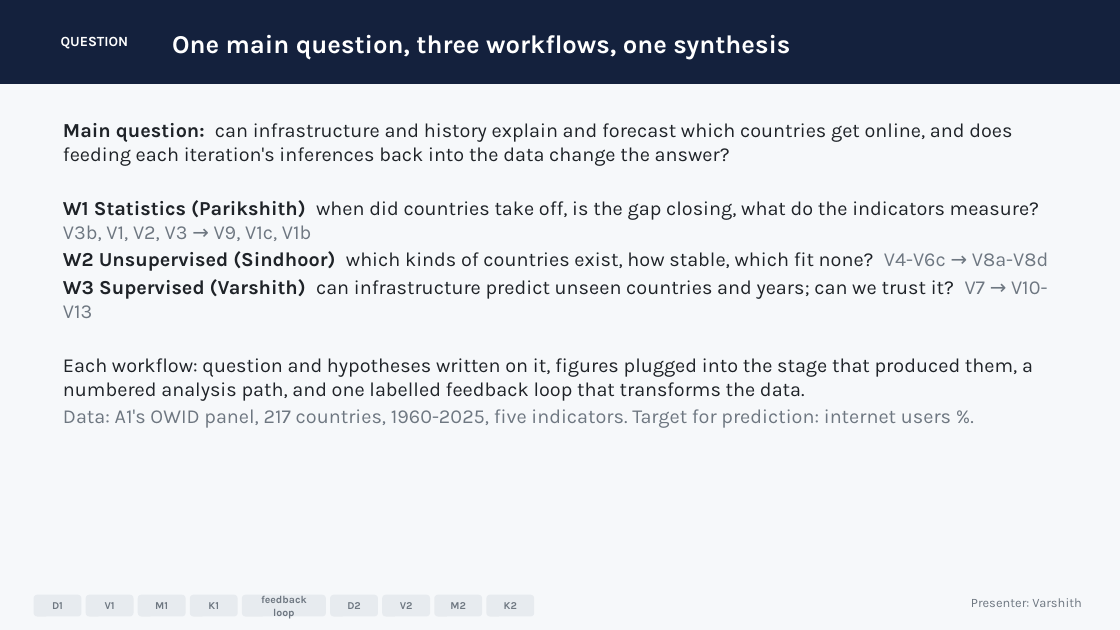
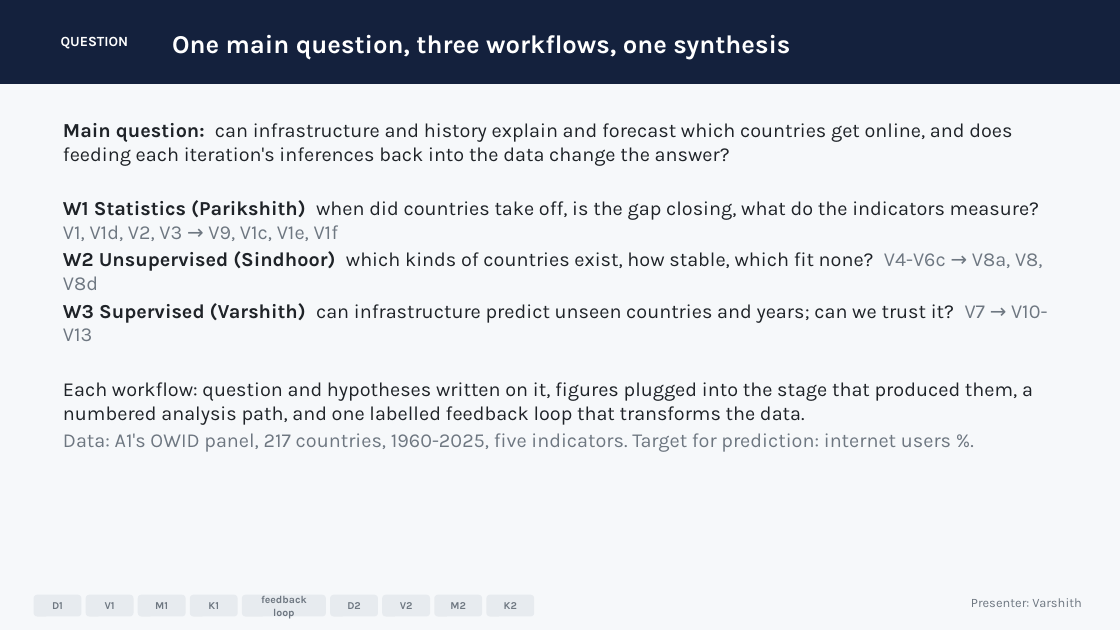
Before and after one commit to aithal007/DAS732-A3-Visual-Analytics, a slide deck: slide 2 of slides/DAS732_A3_DataStory_6min.pptx. Drawn at 1120x630 pixels with LibreOffice and Linux fonts; fonts in the diff are those of the drawing. Boxes give left, top, right and bottom in pixels: in the first picture for what was removed or moved away, otherwise in the second. Text is boxed around its words. In the diff, an @@ line names an element or a change of style, - is before the commit and + after.

```diff
--- a/slides/DAS732_A3_DataStory_6min.pptx
+++ b/slides/DAS732_A3_DataStory_6min.pptx
@@ text at [63, 200, 1043, 290]: text changed @@
-W1 Statistics (Parikshith) when did countries take off, is the gap closing, what do the indicators measure? V3b, V1, V2, V3 → V9, V1c, V1b
-W2 Unsupervised (Sindhoor) which kinds of countries exist, how stable, which fit none? V4-V6c → V8a-V8d
+W1 Statistics (Parikshith) when did countries take off, is the gap closing, what do the indicators measure? V1, V1d, V2, V3 → V9, V1c, V1e, V1f
+W2 Unsupervised (Sindhoor) which kinds of countries exist, how stable, which fit none? V4-V6c → V8a, V8, V8d
```
Also in this commit, not shown: 7 other slides changed, 3 slides removed, 58 other files.
